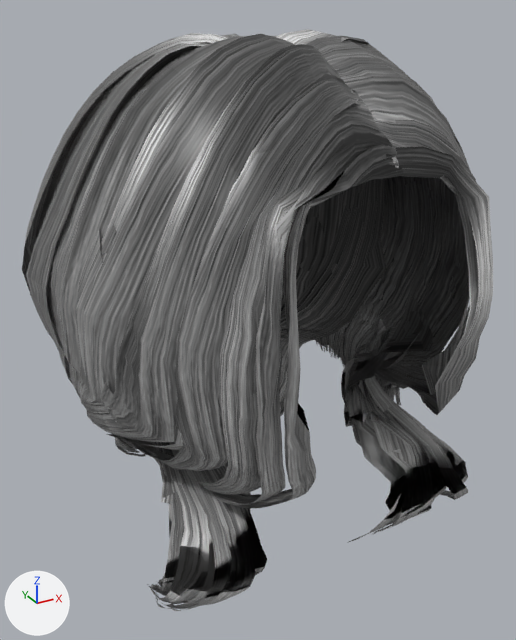
An edit to the glTF model public/models/hair_long01.glb, drawn before and after from the same camera.
Camera for both pictures: a camera (50 mm lens) standing at (-0.164, -0.29, 0.146) and looking at (-0.002, 0.005, -0.001). The lights are fixed; the arrows at lower left show +X, +Y and +Z. The older version comes first. Vertices at exactly the same position are counted once.

In view in the first picture: 'hair_long01'.
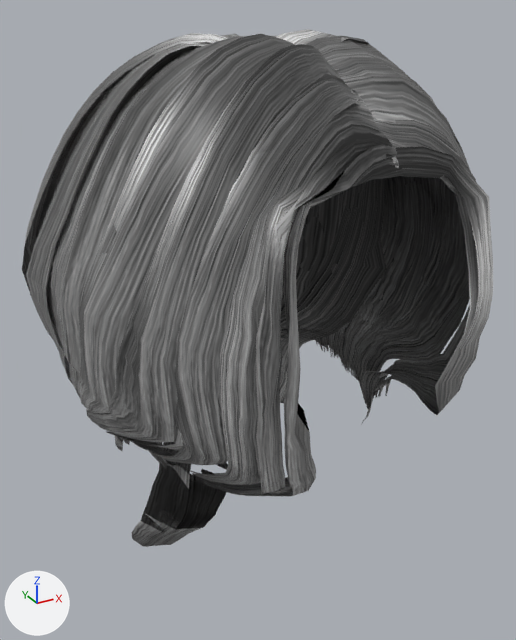
Changed parts and their boxes [x1, y1, x2, y2] in the pictures (516 x 640 px; the box of a moved part takes in the faces that stretch with it):
'hair_long01', reshaped (11% shorter): before [22, 29, 493, 611]; after [22, 29, 493, 547]
part 1 of me_hair_long01, deleted: before [169, 188, 470, 543]
part 2 of me_hair_long01, cut back: before [75, 228, 308, 611]; after [84, 404, 293, 547]
part 3 of me_hair_long01, moved or reshaped (mostly hidden before): before [325, 329, 439, 415]; after [325, 329, 439, 423]
part 4 of me_hair_long01, deleted (mostly hidden): before [122, 403, 284, 457]

What the commit changed:
me_hair_long01 is used by ob_hair_long01; location (0.0, 0.0, 0.0).
me_hair_long01 had 8863 vertices, 12721 faces and spanned x -0.107..0.099, y -0.11..0.131, z -0.117..0.137.
me_hair_long01 now has 6187 vertices, 9152 faces and spans x -0.107..0.099, y -0.11..0.131, z -0.106..0.137.
me_hair_long01 part 1: 22 loose pieces with 1198 vertices, spanning x -0.072..0.087, y -0.091..0.018, z -0.116..0.066, are deleted.
me_hair_long01 part 2: 301 vertices moved from x -0.095..-0.028, y -0.099..0.016, z -0.078..-0.026 to x -0.095..-0.028, y -0.098..0.017, z -0.078..-0.026; 1197 vertices removed from x -0.1..-0.038, y -0.087..0.031, z -0.116..0.066; 116 vertices added at x -0.089..-0.045, y -0.07..0.018, z -0.104..-0.027.
me_hair_long01 part 3: 166 vertices moved from x 0.046..0.083, y -0.076..0.018, z -0.064..-0.026 to x 0.046..0.083, y -0.075..0.018, z -0.064..-0.026; 17 vertices removed from x 0.052..0.074, y -0.047..0.011, z -0.064..-0.034; 17 vertices added at x 0.052..0.074, y -0.026..0.012, z -0.064..-0.034.
me_hair_long01 part 4: 306 vertices removed from x -0.056..0.056, y 0.065..0.102, z -0.117..-0.105.
Other edits to the shape of me_hair_long01 do not show in these pictures.
